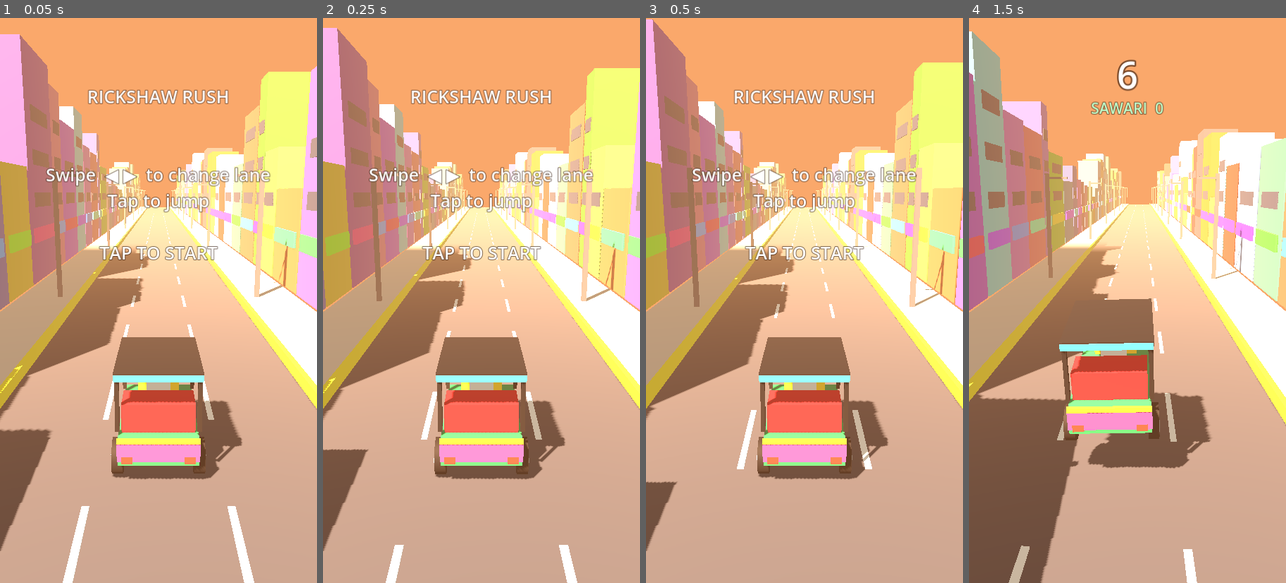
Above: before the commit, frames 1-4 (left to right).
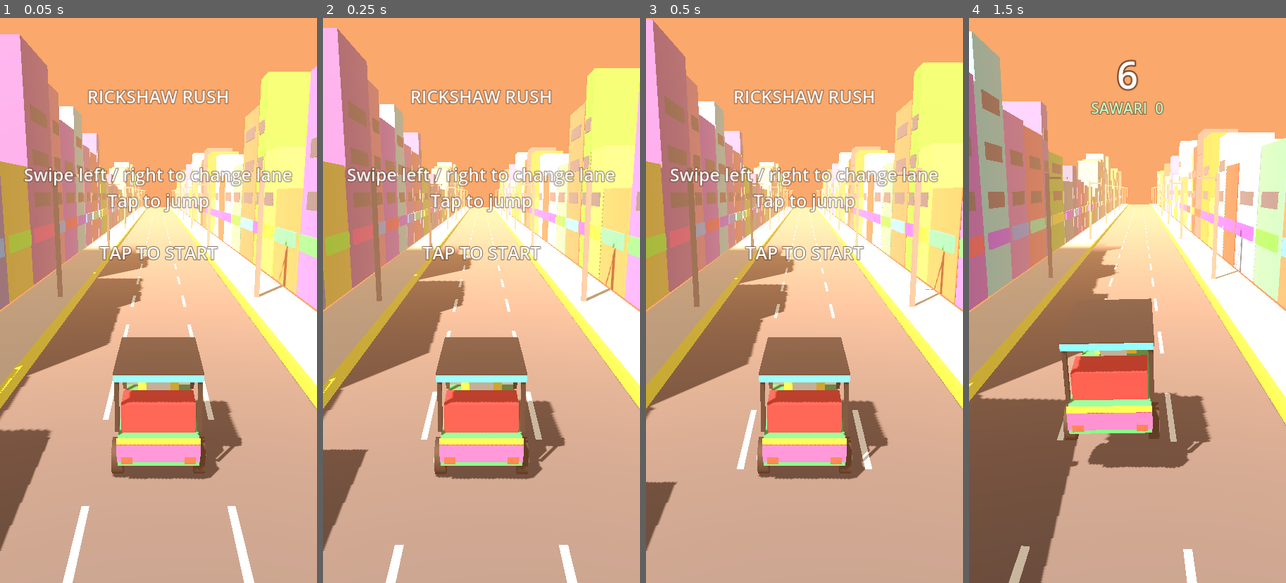
Above: after the commit, the same moments.

Repository: abrar1499/AI-GAMES
Game: Godot game, scene res://main.tscn
Two runs of this game, one before a commit and one after it. Both use one fixed random seed, a clock stepped at 60 frames per second and the inputs below.
Inputs (mouse positions are in pixels of both pictures, inside the frame that each line leads up to):
- Up to frame 1 (0.05 s): no input
- Up to frame 2 (0.25 s): no input
- Up to frame 3 (0.5 s): no input
- Up to frame 4 (1.5 s): tap Enter at 0.5, 0.6, 1.35 s; move the mouse to (1197, 272) at 0.52 s; hold Right 0.53-1.28 s; click (1197, 272) at 0.67 s; tap Space at 0.77 s; move the mouse to (1064, 328) at 1.27 s; hold Left from 1.28 s (still down)

The runs differ from the first frame. In frame 1, 1.4% of the frame differs, in the area x 7-93%, y 26-30%; in frame 2, 1.4%; in frame 3, 1.4%; in frame 4, nothing differs.

Commit message:
Use plain text for the lane hint so it renders on web
The arrow glyphs are missing from the default font in web builds and
showed as boxes.

Co-Authored-By: Claude Opus 5.5 <noreply@anthropic.com>
Claude-Session: https://claude.ai/code/session_01U3zDc94r1kvpFGsk3pNeSF

Diff:
--- a/rickshaw-rush/main.gd
+++ b/rickshaw-rush/main.gd
@@ -84,7 +84,7 @@
 	player = _make_rickshaw()
 	add_child(player)
 	player.position = Vector3(LANE_X[lane], 0.0, 0.0)
-	hint_label.text = "RICKSHAW RUSH\n\n\nSwipe  ◀ ▶  to change lane\nTap to jump\n\nTAP TO START" \
+	hint_label.text = "RICKSHAW RUSH\n\n\nSwipe left / right to change lane\nTap to jump\n\nTAP TO START" \
 		+ ("\n\nBEST  %d" % best if best > 0 else "")
 
 
